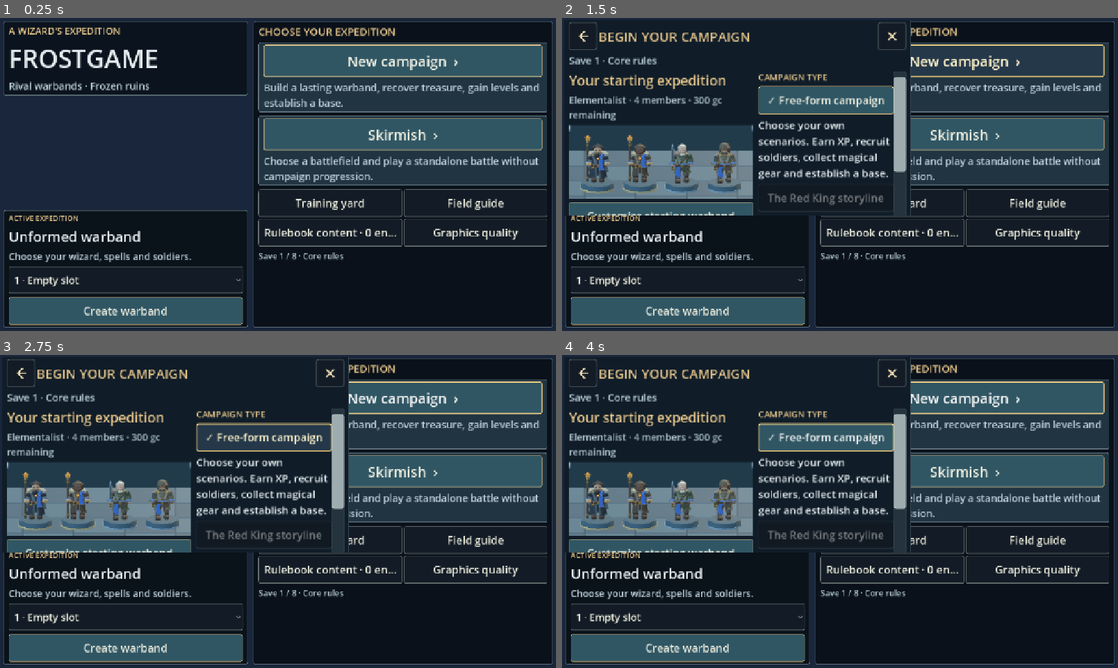
Above: before the commit, frames 1-4 (two rows, left to right).
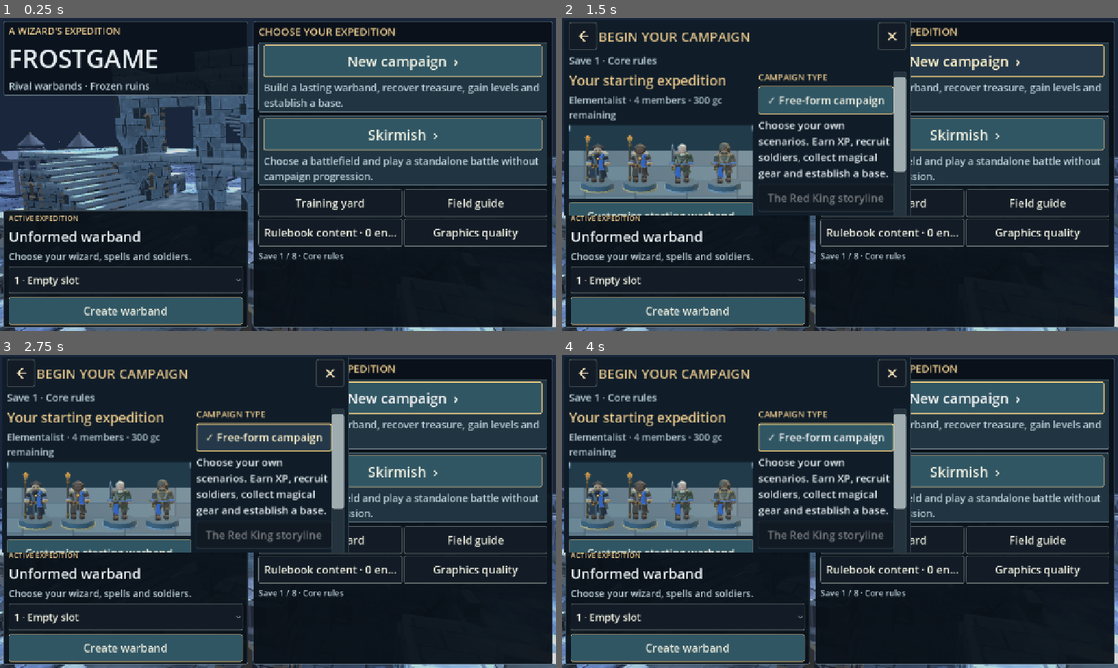
Above: after the commit, the same moments.

Repository: drag0nblad3/Frostgame
Game: Godot game, scene res://scenes/title.tscn
The game is run twice, just before and just after one commit, with the same random seed, the same clock (stepped at 60 frames per second) and the same inputs.
Inputs:
- Up to frame 1 (0.25 s): no input
- Up to frame 2 (1.5 s): click "New campaign ›" at 0.5 s; click "New campaign ›" at 1.25 s
- Up to frame 3 (2.75 s): click "✓ Free-form campaign" at 2 s
- Up to frame 4 (4 s): click "✓ Free-form campaign" at 2.75 s; click "Create free-form campaign" at 3.5 s

The runs differ from the first frame. In frame 1, 13% of the frame differs, in the area x 0-100%, y 8-100%; in frame 2, 1.8%; in frame 3, 1.8%; in frame 4, 1.8%.
Error before the commit: Parse Error: Could not resolve class "Swimming", because of a parser error. (res://src/core/board/board.gd:60)

Commit message:
Add interactive scenario regression tests and defer pickup encounter until genie placement

Diff:
--- a/src/core/rules/movement/swimming.gd
+++ b/src/core/rules/movement/swimming.gd
@@ -8,8 +8,8 @@
 static func immune(f: Figure) -> bool:
 	if f==null:
 		return false
-	for trait in EXEMPT:
-		if f.def.traits.has(trait):
+	for trait_id: String in EXEMPT:
+		if f.def.traits.has(trait_id):
 			return true
 	return false
 
--- a/src/core/rules/treasure/treasure_actions.gd
+++ b/src/core/rules/treasure/treasure_actions.gd
@@ -61,7 +61,10 @@
 	if not token.ever_collected:
 		token.ever_collected = true
 		ScenarioGenie.first_pickup(_c, f, token)
-		_c._encounters.on_pickup()
+		if CoreScenarioChoice.pending(_c).get("kind","")=="genie":
+			_c.state.scenario_data["core_pending_pickup_encounter"]=true
+		else:
+			_c._encounters.on_pickup()
 	return true
 
 
--- a/src/core/scenarios/core_scenario_choice.gd
+++ b/src/core/scenarios/core_scenario_choice.gd
@@ -39,6 +39,9 @@
 	match kind:
 		"genie":
 			ScenarioGenie._released(c,f,token,_spawn(c,"genie",p))
+			if c.state.scenario_data.get("core_pending_pickup_encounter",false):
+				c.state.scenario_data.erase("core_pending_pickup_encounter")
+				c._encounters.on_pickup()
 		"worm":
 			var worm:=_spawn(c,"giant_worm",p)
 			c.state.worm_spawned=true
--- a/tests/unit/test_scenario_columns.gd
+++ b/tests/unit/test_scenario_columns.gd
@@ -53,3 +53,17 @@
 		check(ScenarioColumns.contact(s.board, at) != null, "guardian triggers")
 	check(not s.board.can_stand(Vector2(14, 15.25), Figure.BASE_RADIUS))
 	check(not s.board.can_stand(Vector2(14, 16), Figure.BASE_RADIUS))
+
+
+func test_revealed_treasure_may_be_left() -> void:
+	var s:=ScenarioLoader.load_id("complex_temple",db(),terrain())
+	var c:=GameController.new(s,LoadedDice.new([20,1]))
+	s.reaction_side=0
+	var f:=s.figure(1)
+	f.pos=Vector2(14,15)
+	check(ScenarioColumns.challenge(c,f))
+	check_eq(CoreScenarioChoice.pending(c).get("kind",""),"column")
+	check(BattleScenarioAction.execute(c,"core_choice",{"index":1}))
+	check(s.treasure(0).on_ground())
+	check(not s.treasure(0).frozen)
+	check_eq(f.treasure_id,-1)
--- a/tests/unit/test_scenario_objectives.gd
+++ b/tests/unit/test_scenario_objectives.gd
@@ -49,3 +49,21 @@
 	check(not ScenarioObjectives.exit_allowed(s, Vector2(8, 0.5)))
 	check_eq(ScenarioObjectives.library_roll(1, LoadedDice.new([17])), 17)
 	check_eq(ScenarioObjectives.library_roll(6, LoadedDice.new([17])), 6)
+
+
+func test_primary_player_selects_worm_position() -> void:
+	var s:=ScenarioLoader.load_id("worm_hunts",db(),terrain())
+	var c:=GameController.new(s,LoadedDice.new([20]))
+	s.reaction_side=0
+	s.order.assign([0,1])
+	for t in s.treasures:
+		t.pos=Vector2(18,12)
+	ScenarioObjectives.spawn_worm(c)
+	var d:=CoreScenarioChoice.pending(c)
+	check_eq(d.get("kind",""),"worm")
+	if d.is_empty():
+		return
+	var at: Vector2=d["options"][0]["at"]
+	check(BattleScenarioAction.execute(c,"core_choice",{"index":0}))
+	check(s.worm_spawned)
+	check_eq(s.figures.back().pos,at)
--- a/tests/unit/test_scenario_sites.gd
+++ b/tests/unit/test_scenario_sites.gd
@@ -121,3 +121,21 @@
 	var restored:=BattleSnapshot.rebuild(BattleSnapshot.capture(c),db())
 	for i in s.board.pieces.size():
 		check_eq(restored.state.board.pieces[i].entrance,s.board.pieces[i].entrance)
+
+
+func test_disc_destination_is_player_choice() -> void:
+	var s:=ScenarioLoader.load_id("the_keep",db(),terrain())
+	var c:=GameController.new(s,LoadedDice.new([6]))
+	s.reaction_side=0
+	var f:=s.figure(1)
+	f.pos=Vector2(18,12)
+	ScenarioSites.end_move(c,f)
+	var d:=CoreScenarioChoice.pending(c)
+	check_eq(d.get("kind",""),"disc")
+	if d.is_empty():
+		return
+	check(d["options"].size()>1)
+	var at: Vector2=d["options"][-1]["at"]
+	check(BattleScenarioAction.execute(c,"core_choice",{"index":d["options"].size()-1}))
+	check_eq(f.pos,at)
+	check(not c.awaiting_reaction())
--- a/tests/unit/test_shooting.gd
+++ b/tests/unit/test_shooting.gd
@@ -151,7 +151,7 @@
 
 
 func test_head_or_torso_visible_around_ruin_edge() -> void:
-	var c:=_shot(make_board([["ruin",14,9.8,2,0.4]]),"archer",Vector2(20,10),[])
+	var c:=_shot(make_board([["ruin",14,9.9,2,0.2]]),"archer",Vector2(20,10),[])
 	check(not LineOfSight.check(c.state.board,Vector2(10,10),Vector2(20,10)).clear)
 	check(c.can_shoot(2),"exposed shoulder is legal")
 
